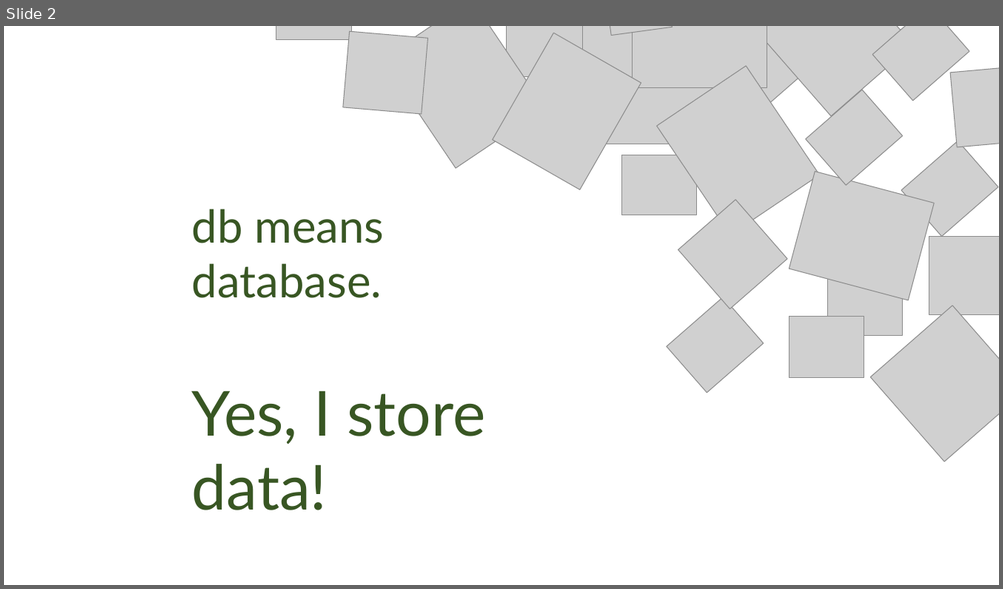
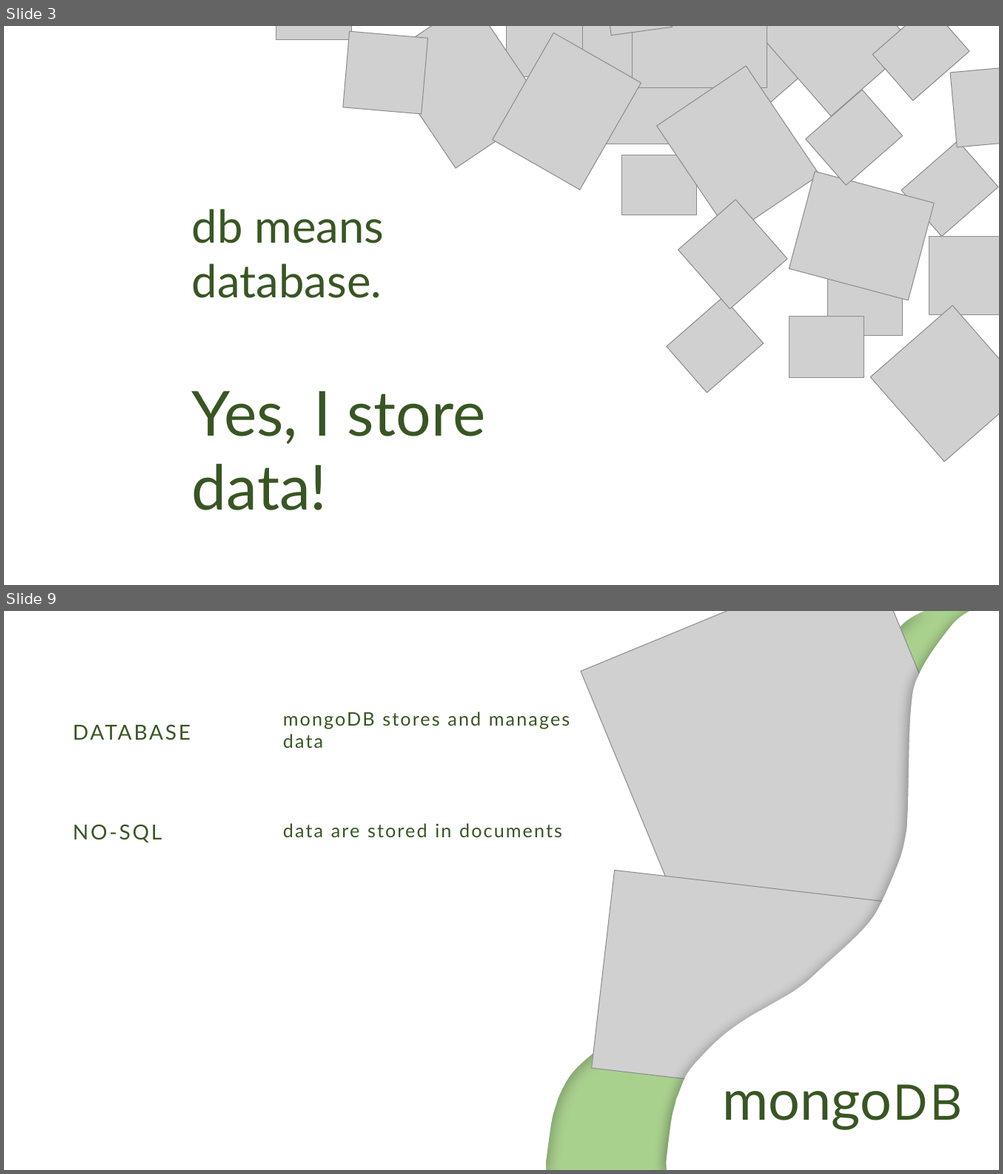
Before and after one commit to Lettush/OCC-MERN-Training, a slide deck: Leonida, Althani Miguel/Learning Materials/MongoDB.pptx. Shown one above the other, each under a label of ours: slide 2 before the commit, slides 3 and 9 after it; the slides between them are not shown. The pictures are 1003x589 and 1003x1174 pixels, drawn with LibreOffice and Linux fonts; fonts in the diff are those of the drawing; grey boxes stand for pictures; background and template pictures are left out. Boxes give left, top, right and bottom in pixels: in the first picture for what was removed or moved away, otherwise in the second. Text is boxed around its words. In the diff, an @@ line names an element or a change of style, - is before the commit and + after.

Commit message:
Updated mongoDB Learning Material

```diff
--- a/Leonida, Althani Miguel/Learning Materials/MongoDB.pptx
+++ b/Leonida, Althani Miguel/Learning Materials/MongoDB.pptx
@@ slide 9 added at bbox=[4, 611, 999, 1170], background #A9D18E @@
@@ freeform shape added at bbox=[4, 611, 924, 1170], fill #FFFFFF @@
@@ picture added at bbox=[580, 611, 999, 1162] @@
@@ freeform shape added at bbox=[666, 611, 999, 1170], fill #FFFFFF @@
@@ text added at bbox=[65, 711, 258, 749], 20 pt, text #385723 @@
+DATABASE
@@ text added at bbox=[283, 712, 569, 748], 18 pt, text #385723 @@
+mongoDB stores and manages data
@@ text added at bbox=[73, 824, 162, 843], 20 pt, text #385723 @@
+NO-SQL
@@ text added at bbox=[283, 823, 562, 837], 18 pt, text #385723 @@
+data are stored in documents
@@ picture added at bbox=[591, 871, 977, 1111] @@
@@ text added at bbox=[722, 1085, 963, 1130], 54 pt, text #385723 @@
+mongoDB
@@ what was slide 2 is now slide 3 @@
```
Also in this commit, not shown: 4 slides changed, 9 other slides added, 2 slides removed.
